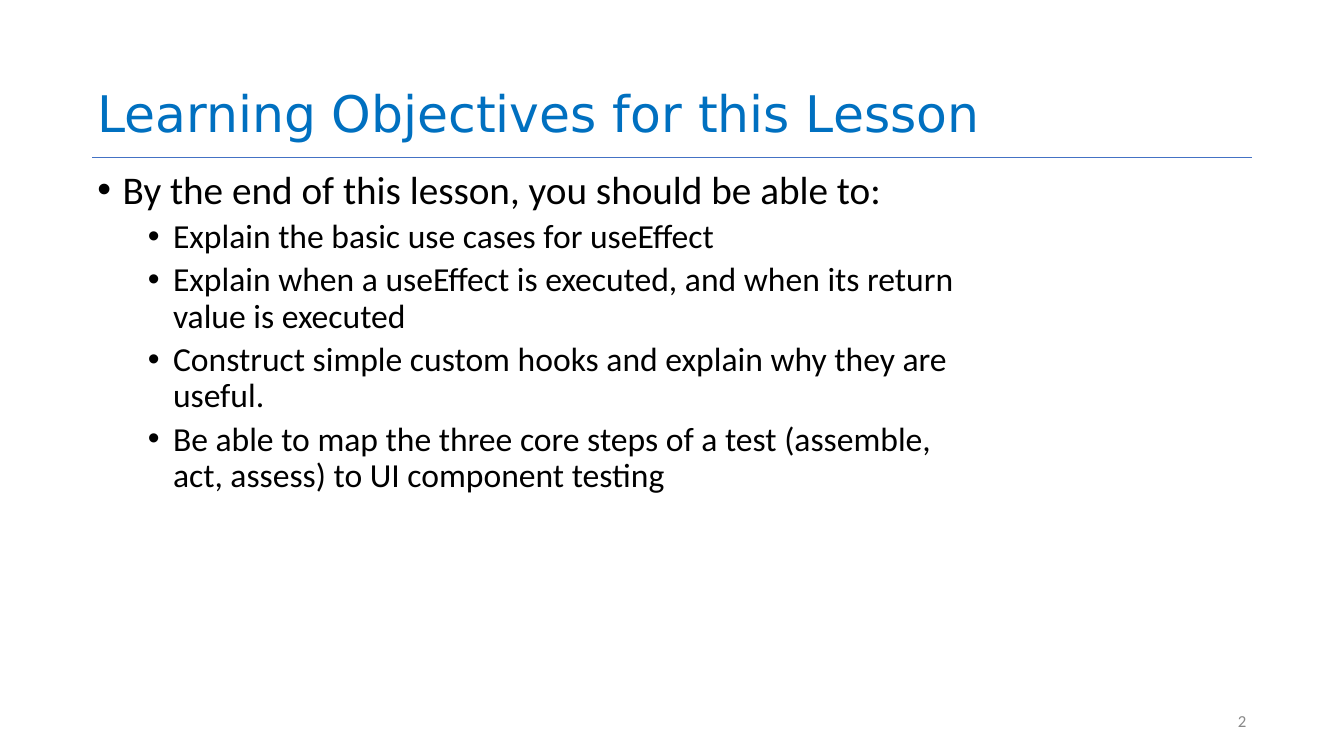
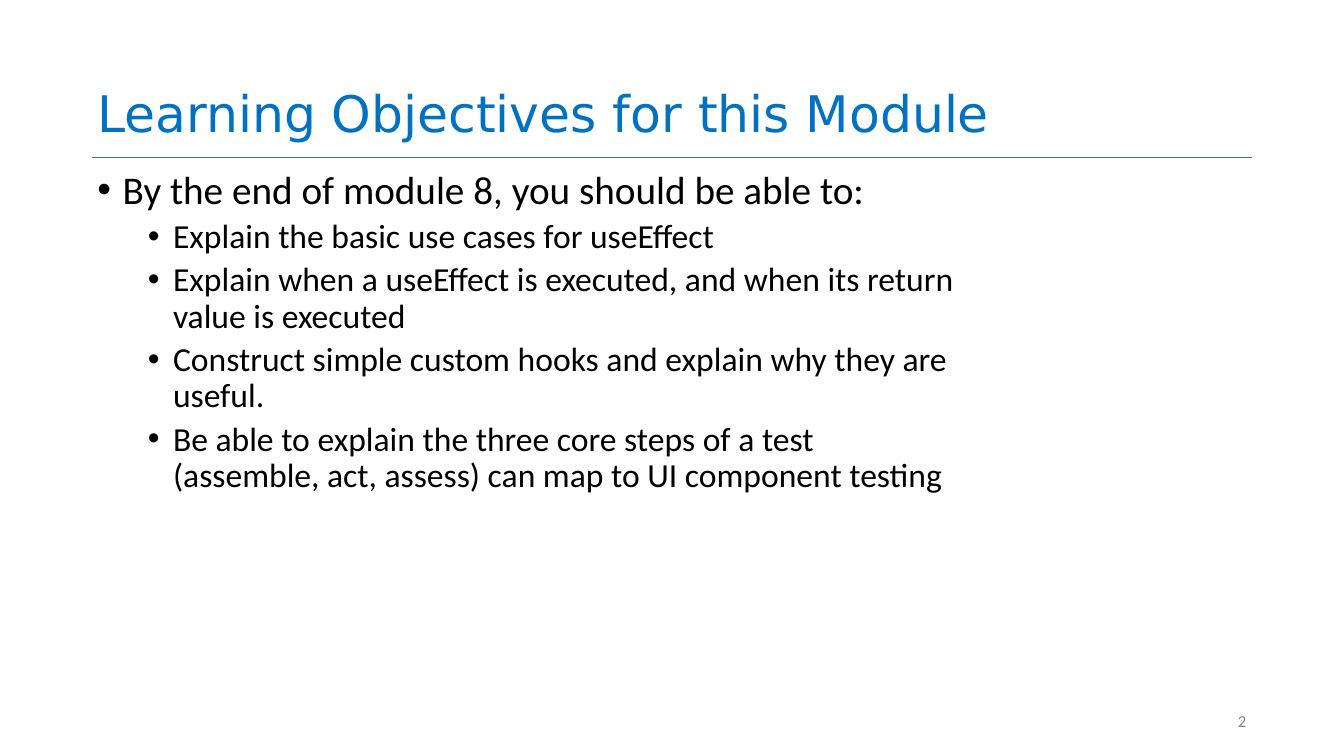
Before and after one commit to neu-se/CS4530-Fall-2023, a slide deck: slide 2 of Slides/Module 08 React Hooks.pptx. Drawn at 1344x756 pixels with LibreOffice and Linux fonts; fonts in the diff are those of the drawing. Boxes give left, top, right and bottom in pixels: in the first picture for what was removed or moved away, otherwise in the second. Text is boxed around its words. In the diff, an @@ line names an element or a change of style, - is before the commit and + after.

```diff
--- a/Slides/Module 08 React Hooks.pptx
+++ b/Slides/Module 08 React Hooks.pptx
@@ title at box(97, 93, 989, 143): text changed @@
-Learning Objectives for this Lesson
+Learning Objectives for this Module
@@ text at box(123, 176, 864, 211): text changed @@
-• By the end of this lesson, you should be able to:
+• By the end of module 8, you should be able to:
@@ text at box(173, 427, 942, 493): text changed @@
-  • Be able to map the three core steps of a test (assemble, act, assess) to UI component testing
+  • Be able to explain the three core steps of a test (assemble, act, assess) can map to UI component testing
```
Also in this commit, not shown: 11 other slides changed, 4 other files.
